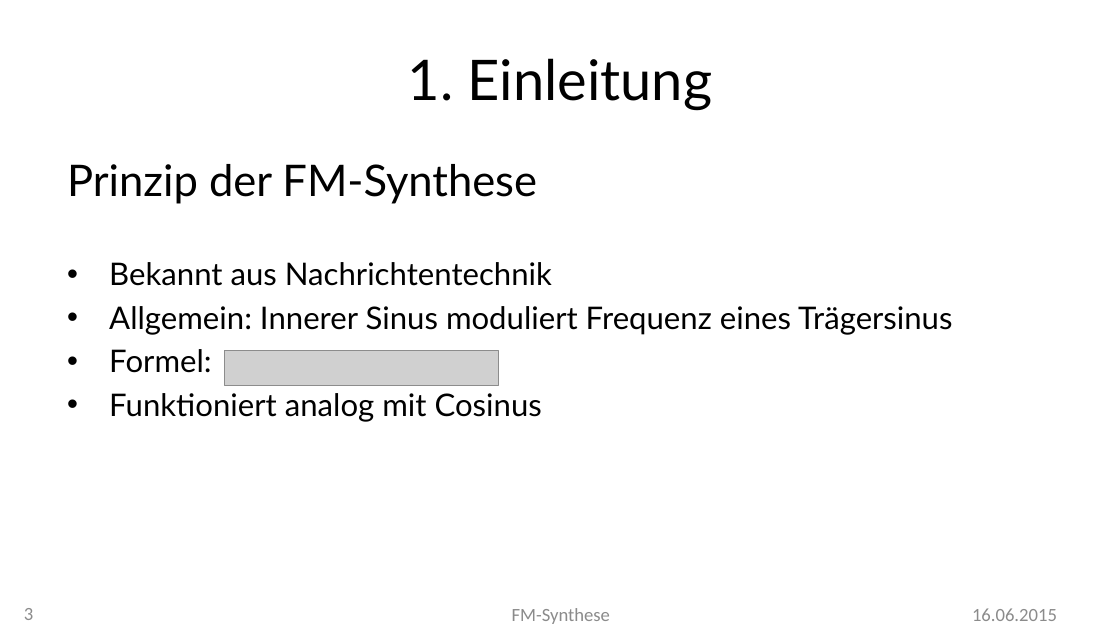
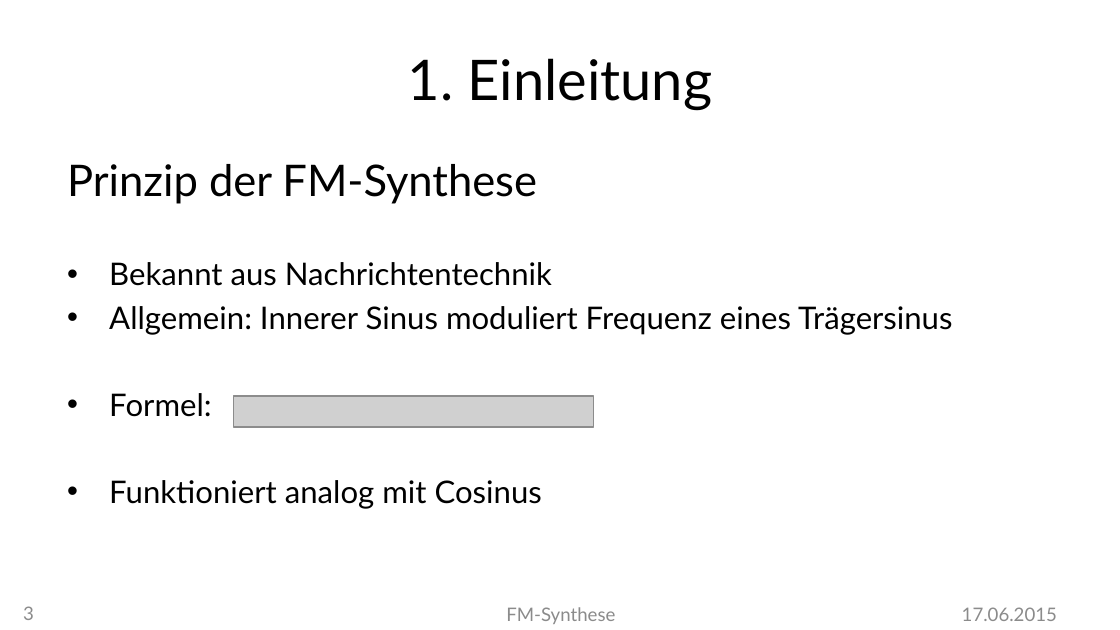
Before and after one commit to MBulli/VSeminar, a slide deck: slide 3 of Praesentation/FMSynthese-Julius.pptx. Drawn at 1120x630 pixels with LibreOffice and Linux fonts; fonts in the diff are those of the drawing; grey boxes stand for pictures; background and template pictures are left out. Boxes give left, top, right and bottom in pixels: in the first picture for what was removed or moved away, otherwise in the second. Text is boxed around its words. In the diff, an @@ line names an element or a change of style, - is before the commit and + after.

```diff
--- a/Praesentation/FMSynthese-Julius.pptx
+++ b/Praesentation/FMSynthese-Julius.pptx
@@ text "Prinzip der FM-Synthese" rewrapped from box(67, 164, 952, 422) to box(67, 164, 952, 509) @@
@@ picture removed at box(225, 351, 498, 386) @@
@@ picture added at box(234, 396, 595, 428) @@
@@ text "FM-Synthese" at box(506, 607, 615, 624): font Calibri to Lato @@
@@ text at box(962, 607, 1057, 621): text changed; font Calibri to Lato @@
-16.06.2015
+17.06.2015
```
Also in this commit, not shown: 25 other slides changed, 1 slide added.
